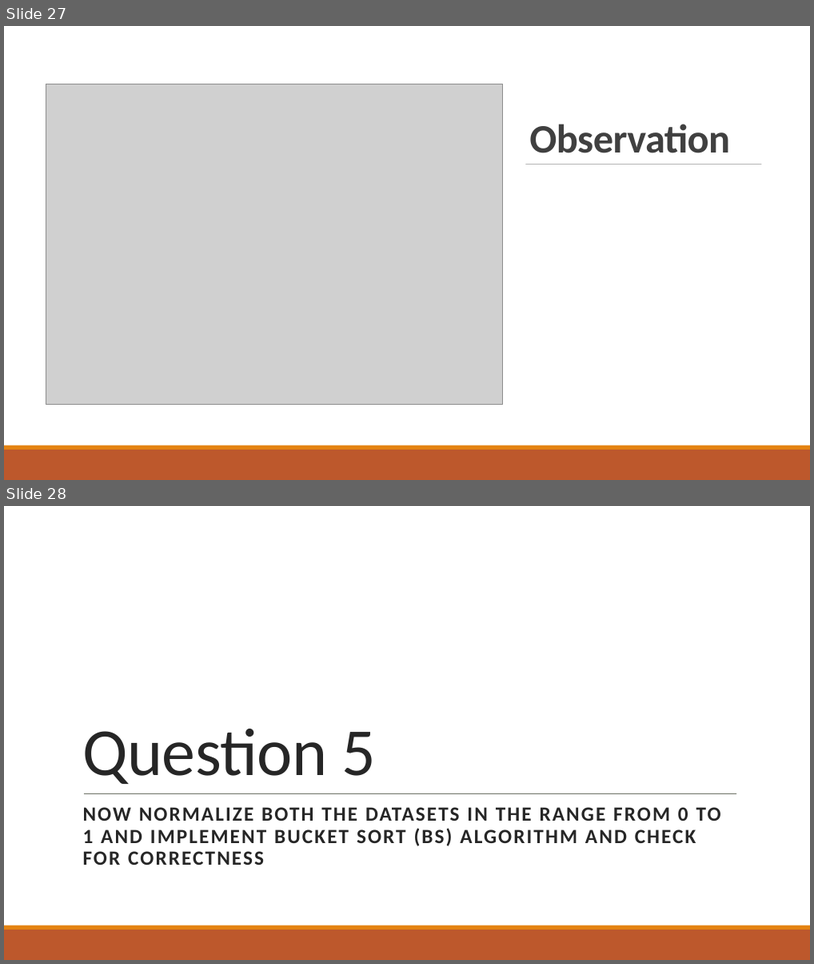
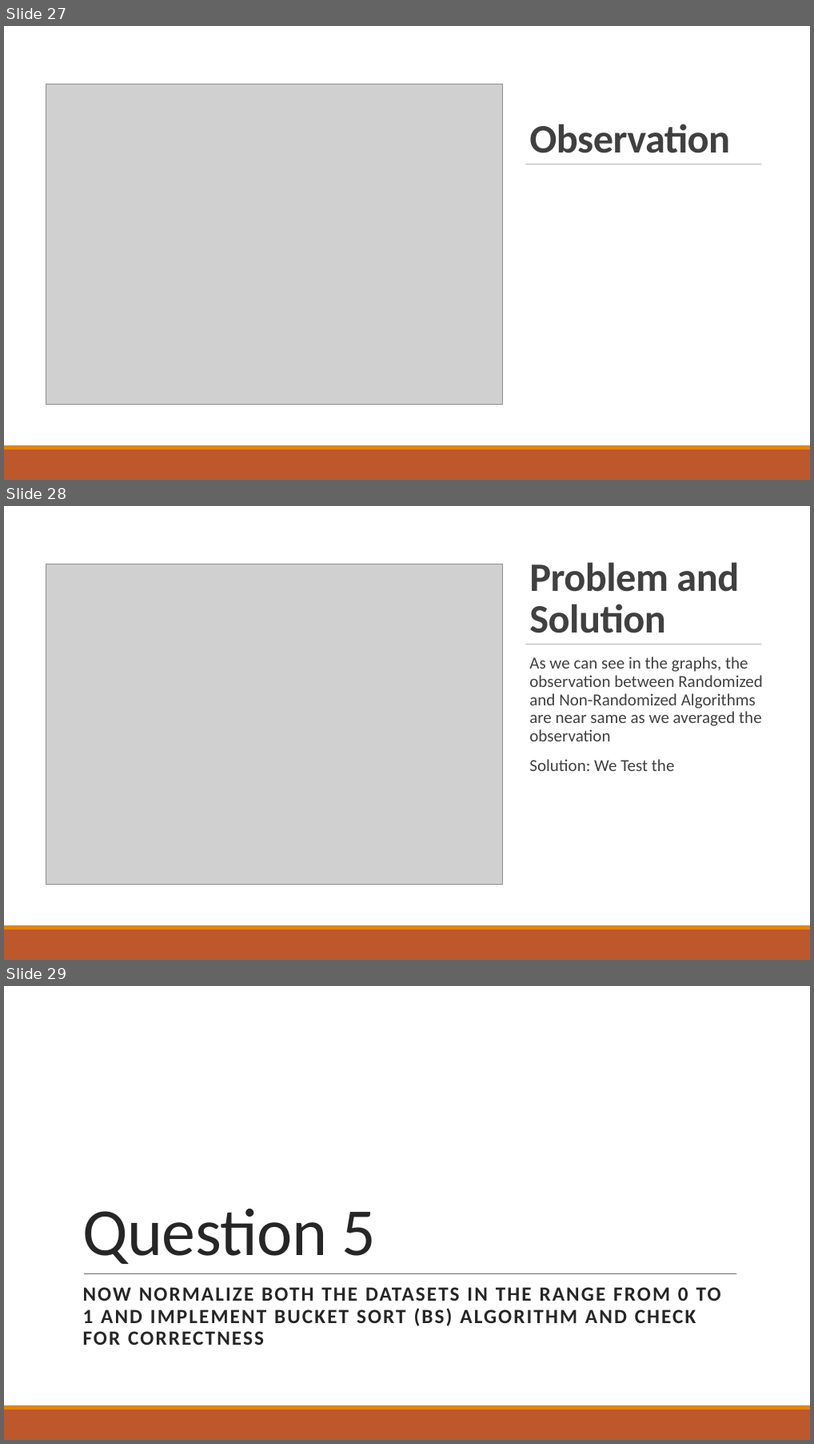
Before and after one commit to ayndp657/ALGORITHMLAB, a slide deck: Assignment 1/Assignment Presentation.pptx. Shown one above the other, each under a label of ours: slides 27 and 28 before the commit, slides 27, 28 and 29 after it. The pictures are 814x964 and 814x1444 pixels, drawn with LibreOffice and Linux fonts; fonts in the diff are those of the drawing; grey boxes stand for pictures; background and template pictures are left out. Boxes give left, top, right and bottom in pixels: in the first picture for what was removed or moved away, otherwise in the second. Text is boxed around its words. In the diff, an @@ line names an element or a change of style, - is before the commit and + after.

```diff
--- a/Assignment 1/Assignment Presentation.pptx
+++ b/Assignment 1/Assignment Presentation.pptx
@@ slide 28 added at (4,506,810,960), background #FFFFFF @@
@@ rectangle added at (4,506,810,925), fill #FFFFFF @@
@@ picture added at (46,564,503,884) @@
@@ title added at (530,562,739,633), 48 pt, text #404040, bold @@
+Problem and Solution
@@ line added from (526, 644) to (762, 644), #808080 0.5 pt @@
@@ text added at (530,656,763,771), 20 pt, text #404040 @@
+  As we can see in the graphs, the observation between Randomized and Non-Randomized Algorithms are near same as we averaged the observation
+  Solution: We Test the
@@ rectangle added at (4,925,810,929), fill #E48312 @@
@@ rectangle added at (4,929,810,960), fill #BD582C @@
@@ what was slide 28 is now slide 29 @@
```
Also in this commit, not shown: 2 other files.
